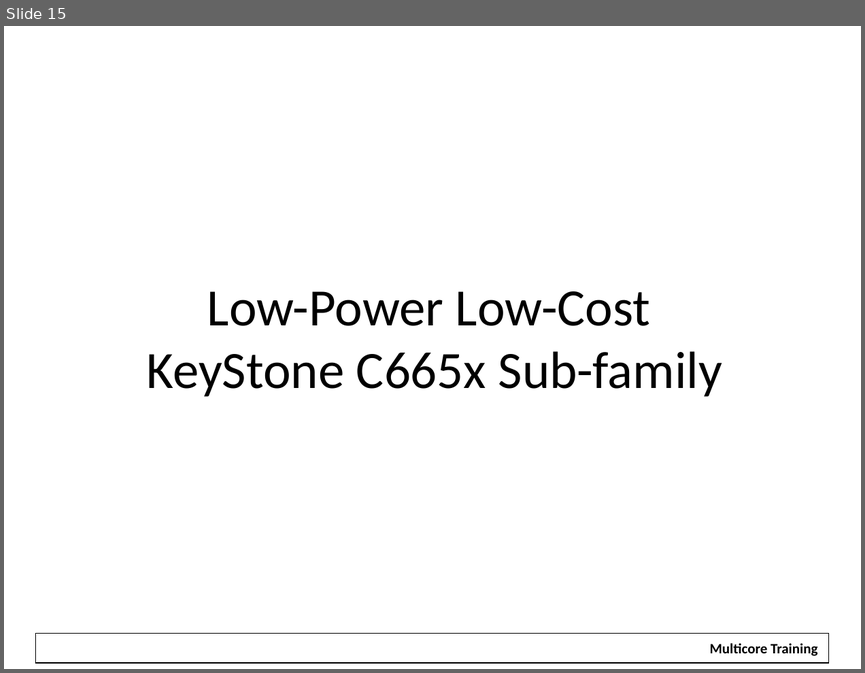
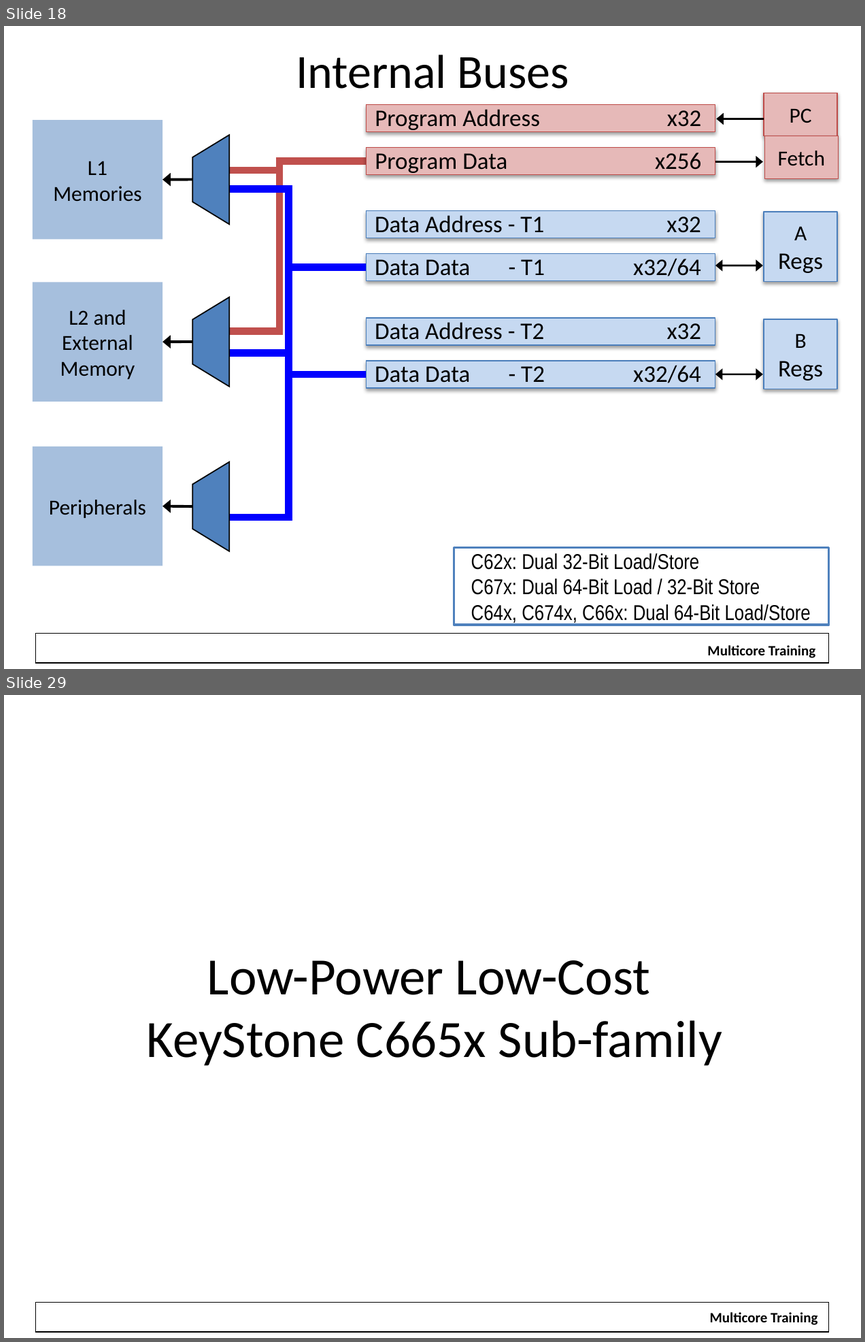
Before and after one commit to hari1989/keystone-workshop, a slide deck: slides/KeyStone Overview.pptx. Shown one above the other, each under a label of ours: slide 15 before the commit, slides 18 and 29 after it; the slides between them are not shown. The pictures are 865x673 and 865x1342 pixels, drawn with LibreOffice and Linux fonts; fonts in the diff are those of the drawing; background and template pictures are left out. Boxes give left, top, right and bottom in pixels: in the first picture for what was removed or moved away, otherwise in the second. Text is boxed around its words. In the diff, an @@ line names an element or a change of style, - is before the commit and + after.

```diff
--- a/slides/KeyStone Overview.pptx
+++ b/slides/KeyStone Overview.pptx
@@ slide 18 added at bbox=[4, 26, 861, 669], background #FFFFFF; not listed: 1 template element that a slide beside it also shows @@
@@ title added at bbox=[296, 55, 568, 89], 40 pt, text #000000 @@
+Internal Buses
@@ rectangle added at bbox=[366, 105, 715, 132], fill #E6B9B8, outline #BF4C48 0.75 pt, 20 pt, text #000000 @@
+Program Address x32
@@ rectangle added at bbox=[764, 93, 838, 135], fill #E6B9B8, outline #BF4C48 0.75 pt, 18 pt, text #000000 @@
+PC
@@ arrow added from (764, 118) to (716, 118), #000000 1.5 pt @@
@@ rectangle added at bbox=[366, 148, 715, 175], fill #E6B9B8, outline #BF4C48 0.75 pt, 20 pt, text #000000 @@
+Program Data x256
@@ rectangle added at bbox=[765, 135, 838, 178], fill #E6B9B8, outline #BF4C48 0.75 pt, 18 pt, text #000000 @@
+Fetch
@@ elbow line added from (366, 161) to (192, 331), #C0504D 6 pt @@
@@ elbow line added from (366, 161) to (192, 170), #C0504D 6 pt @@
@@ arrow added from (715, 161) to (763, 161), #000000 1.5 pt @@
@@ group added at bbox=[211, 189, 838, 517]: 6 rectangles, 5 elbow lines, 2 double arrows @@
+A
+Regs
+B
+Regs
+Data Address - T1 x32
+Data Data - T1 x32/64
+Data Address - T2 x32
+Data Data - T2 x32/64
@@ group added at bbox=[33, 121, 229, 565]: 6 rectangles, 3 freeform shapes, 3 arrows @@
+L1
+Memories
+L2 and
+External
+Memory
+Peripherals
@@ rectangle added at bbox=[454, 547, 829, 624], fill #FFFFFF, outline #4F81BD 2 pt, 18 pt, text #000000 @@
+C62x: Dual 32-Bit Load/Store
+C67x: Dual 64-Bit Load / 32-Bit Store
+C64x, C674x, C66x: Dual 64-Bit Load/Store
@@ rectangle added at bbox=[698, 637, 825, 659], fill #FFFFFF, 12 pt, text #000000, bold @@
+Multicore Training
@@ what was slide 15 is now slide 29 @@
```
Also in this commit, not shown: 1 slide changed, 13 other slides added, 1 other file.
